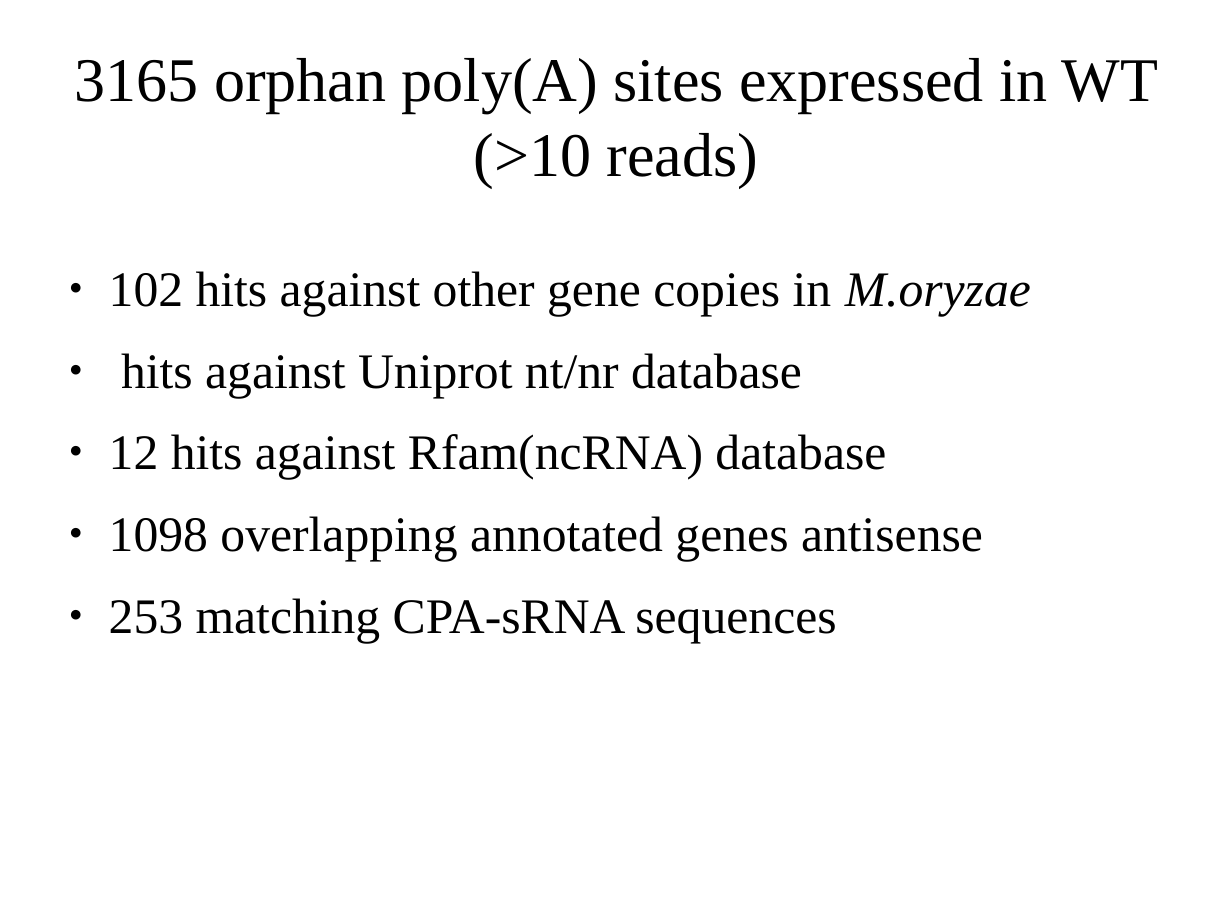
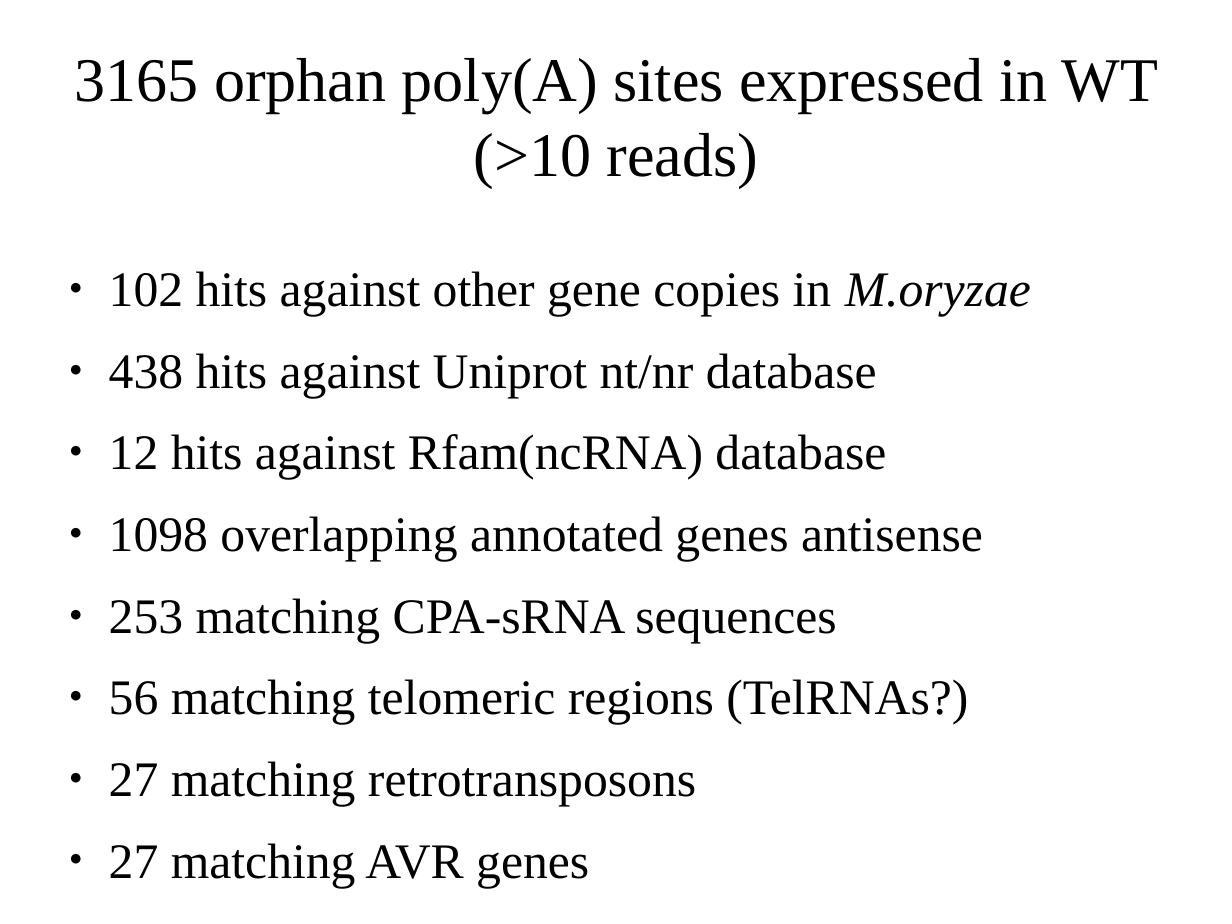
Before and after one commit to wilkinsonlab/m-oryzae-polya, a slide deck: slide 13 of doc/oryzae_presentation.odp (slide 14 before the commit). Drawn at 1232x924 pixels with LibreOffice and Linux fonts; fonts in the diff are those of the drawing. Boxes give left, top, right and bottom in pixels: in the first picture for what was removed or moved away, otherwise in the second. Text is boxed around its words. In the diff, an @@ line names an element or a change of style, - is before the commit and + after.

Commit message:
>100reads orphans

```diff
--- a/doc/oryzae_presentation.odp
+++ b/doc/oryzae_presentation.odp
@@ text at box(109, 353, 877, 398): text changed @@
-● hits against Uniprot nt/nr database
+● 438 hits against Uniprot nt/nr database
@@ text at box(109, 679, 968, 888): paragraphs added @@
+● 56 matching telomeric regions (TelRNAs?)
+● 27 matching retrotransposons
+● 27 matching AVR genes
```
Also in this commit, not shown: 15 other slides changed, 1 slide removed, 3 other files.
